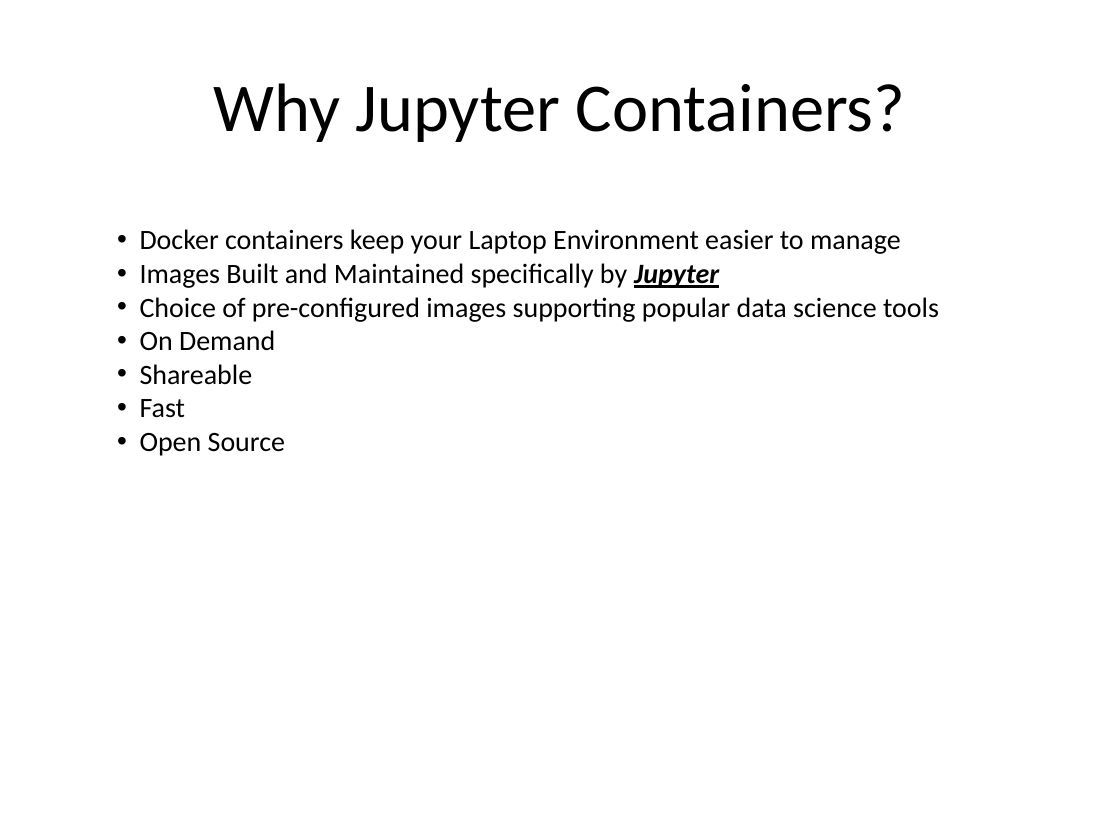
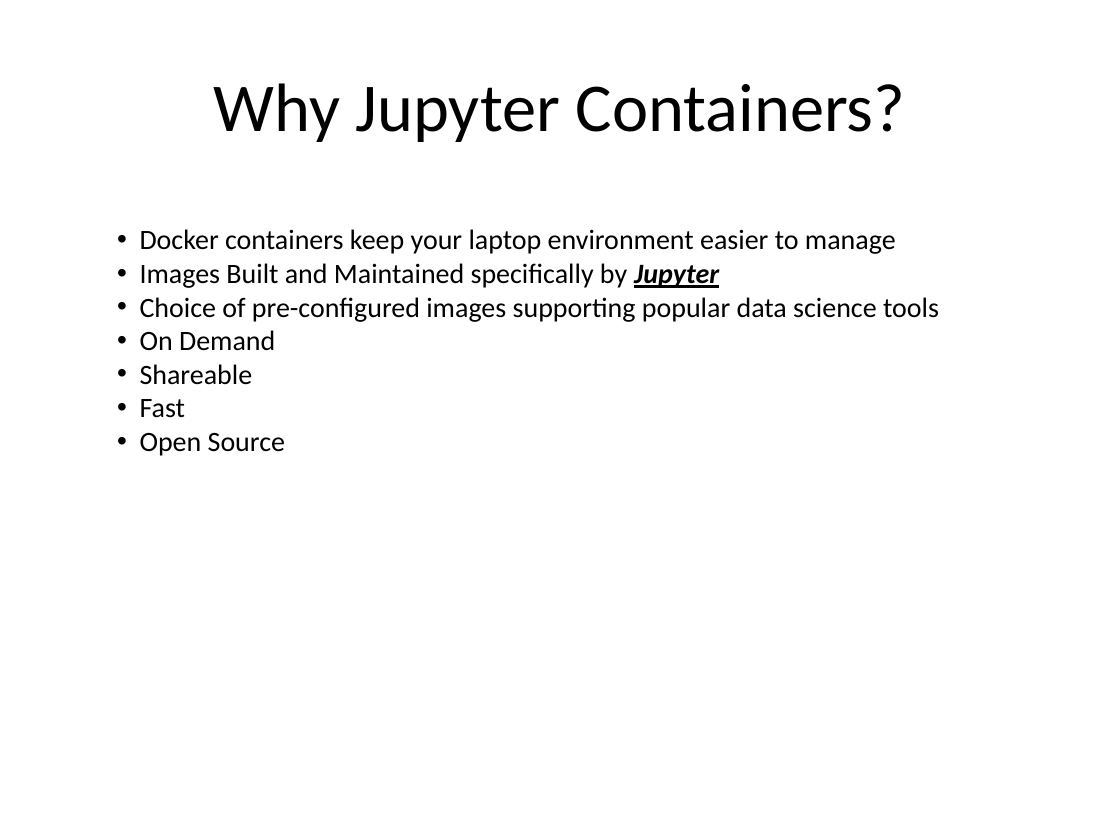
Before and after one commit to kskalvar/jupyter-notebook-with-docker-win7, a slide deck: slide 3 of slides/Jupyter Notebook with Docker on Win7.pptx. Drawn at 1120x840 pixels with LibreOffice and Linux fonts; fonts in the diff are those of the drawing; background and template pictures are left out. Boxes give left, top, right and bottom in pixels: in the first picture for what was removed or moved away, otherwise in the second. Text is boxed around its words. In the diff, an @@ line names an element or a change of style, - is before the commit and + after.

```diff
--- a/slides/Jupyter Notebook with Docker on Win7.pptx
+++ b/slides/Jupyter Notebook with Docker on Win7.pptx
@@ text at (140, 229, 896, 254): text changed @@
-• Docker containers keep your Laptop Environment easier to manage
+• Docker containers keep your laptop environment easier to manage
```
Also in this commit, not shown: 5 other slides changed.
